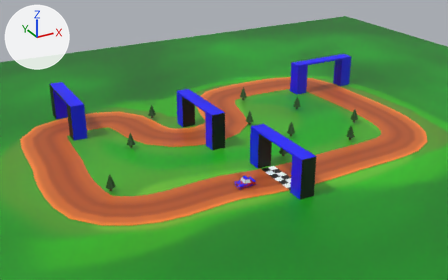
The glTF model common/models/scena/road.gltf as it was, and as the next commit left it.
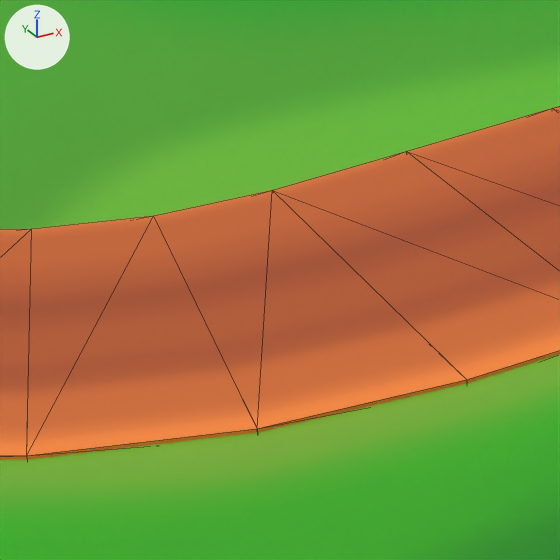
The first picture shows the older version from a 50 mm lens placed at (-38.8, -58.1, 35.9), pointed at (1.0, 14.4, -0.3). The close-ups show both versions on the part from 29% to 45% of the width and 60% to 85% of the height of that picture; other places that the commit changed are outside them. The lights are fixed; the arrows at upper left show +X, +Y and +Z. The close-ups show mesh edges as thin lines. Where no turn or scale is listed for an object, it has been applied to the vertices.

Script lines for the objects in view, before the commit:
```python
me_plane = bpy.data.meshes.new('Plane')
me_plane.from_pydata(...)  # 401 vertices, 760 faces; spans x -26.3..30.7, y -3.7..34.6, z -0.1..0.1
me_plane.materials.append(mat_material_001)  # picture img_road
me_plane_001 = bpy.data.meshes.new('Plane.001')
me_plane_001.from_pydata(...)  # 4 vertices, 2 faces; spans x -60.0..60.0, y -60.0..60.0, z 0.0
me_plane_001.materials.append(mat_material)  # picture img_grass
ob_plane = bpy.data.objects.new('Plane', me_plane_001)
ob_plane.location = (8.0, 9.47, 0.0)
ob_road = bpy.data.objects.new('Road', me_plane)
ob_road.location = (0.0, 0.0, 0.0)
```
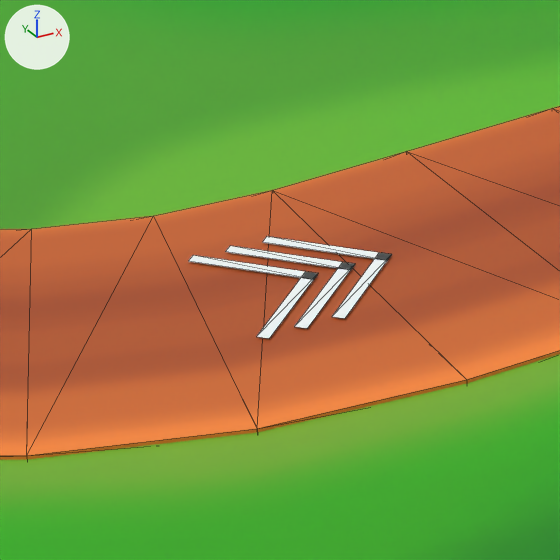
Pixel boxes [x1, y1, x2, y2] of what changed, in the close-ups (560 x 560 px):
'Plane.018', added: after [294, 262, 355, 328]
'Plane.020', added: after [189, 255, 318, 279]
'Plane.019', added: after [256, 272, 318, 338]
'Plane.016', added: after [262, 236, 392, 261]
'Plane.015', added: after [332, 252, 390, 319]
'Plane.017', added: after [225, 246, 353, 270]

What changed in the scene script:
```text
Add mat_material_054:
    mat_material_054 = principled_material('Material.054')
    mat_material_054.texture = img_bela
Add mat_material_053:
    mat_material_053 = principled_material('Material.053')
    mat_material_053.texture = img_bela
Add mat_material_052:
    mat_material_052 = principled_material('Material.052')
    mat_material_052.texture = img_bela
Add mat_material_051:
    mat_material_051 = principled_material('Material.051')
    mat_material_051.texture = img_bela
Add mat_material_050:
    mat_material_050 = principled_material('Material.050')
    mat_material_050.texture = img_bela
Add mat_material_049:
    mat_material_049 = principled_material('Material.049')
    mat_material_049.texture = img_bela
Add me_plane_021:
    me_plane_021.from_pydata(...)  # 4 vertices, 2 faces; spans x -0.78..0.78, y -0.78..0.78, z 0.0
    me_plane_021.materials.append(mat_material_054)  # picture img_bela
Add me_plane_020:
    me_plane_020.from_pydata(...)  # 4 vertices, 2 faces; spans x -0.78..0.78, y -0.78..0.78, z 0.0
    me_plane_020.materials.append(mat_material_053)  # picture img_bela
Add me_plane_019:
    me_plane_019.from_pydata(...)  # 4 vertices, 2 faces; spans x -0.78..0.78, y -0.78..0.78, z 0.0
    me_plane_019.materials.append(mat_material_052)  # picture img_bela
Add me_plane_018:
    me_plane_018.from_pydata(...)  # 4 vertices, 2 faces; spans x -0.78..0.78, y -0.78..0.78, z 0.0
    me_plane_018.materials.append(mat_material_051)  # picture img_bela
Add me_plane_017:
    me_plane_017.from_pydata(...)  # 4 vertices, 2 faces; spans x -0.78..0.78, y -0.78..0.78, z 0.0
    me_plane_017.materials.append(mat_material_050)  # picture img_bela
Add me_plane_016:
    me_plane_016.from_pydata(...)  # 4 vertices, 2 faces; spans x -0.78..0.78, y -0.78..0.78, z 0.0
    me_plane_016.materials.append(mat_material_049)  # picture img_bela
Add ob_plane_020:
    ob_plane_020 = bpy.data.objects.new('Plane.020', me_plane_021)
    ob_plane_020.location = (-14.5, 1.41, 0.1)
Add ob_plane_019:
    ob_plane_019 = bpy.data.objects.new('Plane.019', me_plane_020)
    ob_plane_019.location = (-14.5, 0.14, 0.1)
Add ob_plane_018:
    ob_plane_018 = bpy.data.objects.new('Plane.018', me_plane_019)
    ob_plane_018.location = (-13.9, 0.14, 0.1)
Add ob_plane_017:
    ob_plane_017 = bpy.data.objects.new('Plane.017', me_plane_018)
    ob_plane_017.location = (-13.9, 1.41, 0.1)
Add ob_plane_016:
    ob_plane_016 = bpy.data.objects.new('Plane.016', me_plane_017)
    ob_plane_016.location = (-13.3, 1.41, 0.1)
Add ob_plane_015:
    ob_plane_015 = bpy.data.objects.new('Plane.015', me_plane_016)
    ob_plane_015.location = (-13.3, 0.14, 0.1)
```
